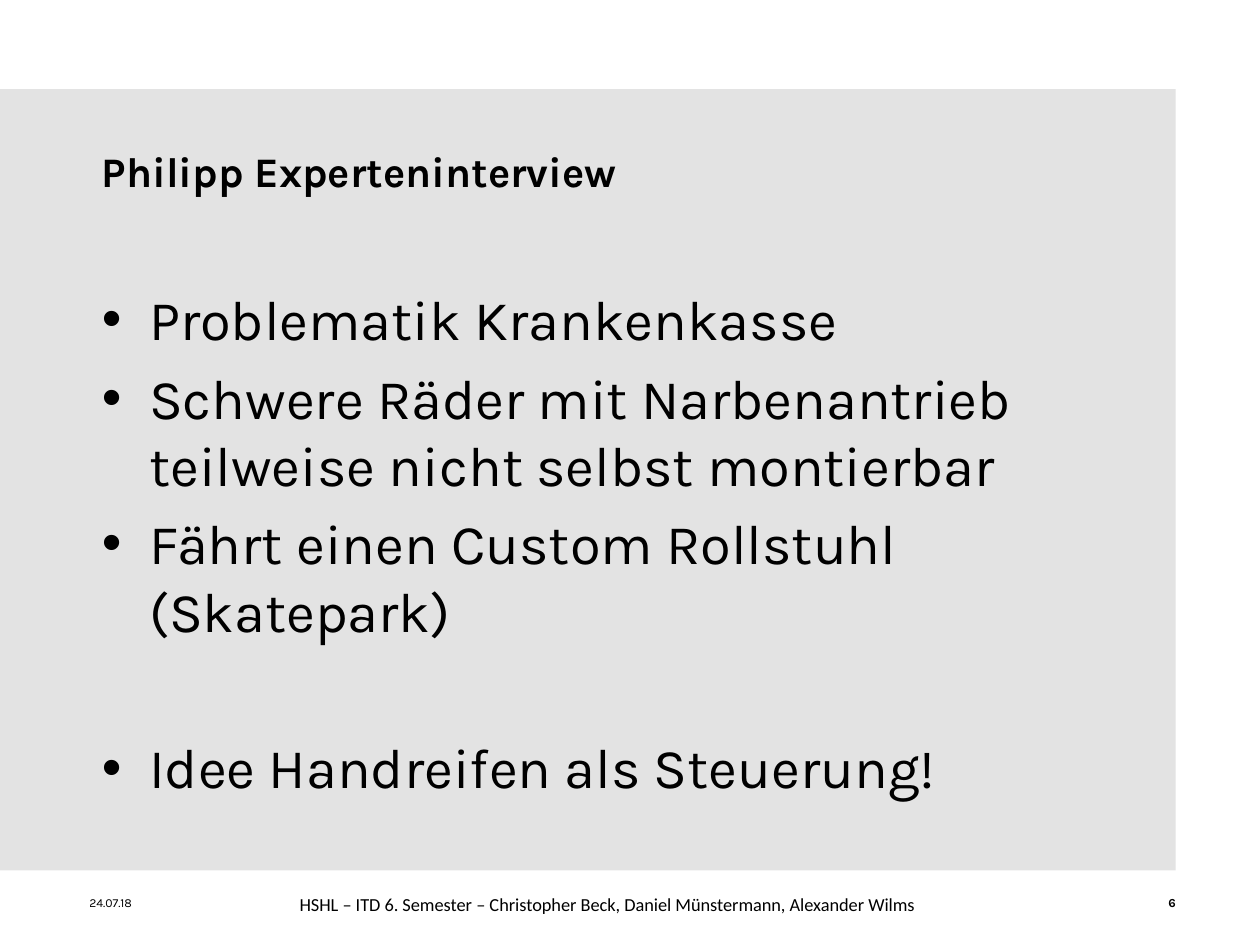
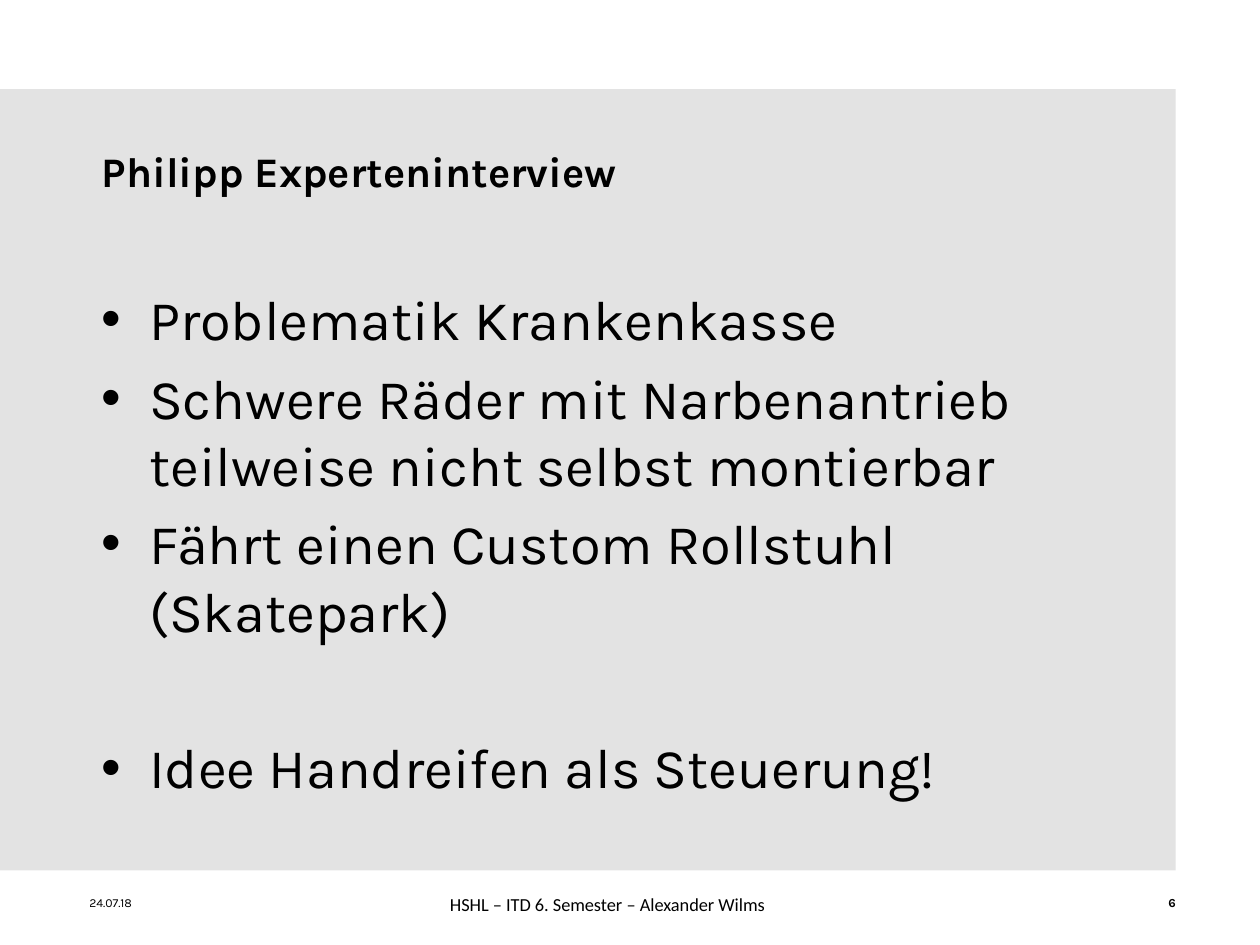
Before and after one commit to ChristineAgethen/Interaktionskonzept_Rollstuhl, a slide deck: slide 6 of Interaktionskonzept.pptx. Drawn at 1260x945 pixels with LibreOffice and Linux fonts; fonts in the diff are those of the drawing; background and template pictures are left out. Boxes give left, top, right and bottom in pixels: in the first picture for what was removed or moved away, otherwise in the second. Text is boxed around its words. In the diff, an @@ line names an element or a change of style, - is before the commit and + after.

```diff
--- a/Interaktionskonzept.pptx
+++ b/Interaktionskonzept.pptx
@@ text at <box>450,898,764,911</box>: text changed @@
-HSHL – ITD 6. Semester – Christopher Beck, Daniel Münstermann, Alexander Wilms
+HSHL – ITD 6. Semester – Alexander Wilms
```
Also in this commit, not shown: 3 other slides changed, 9 slides added.
